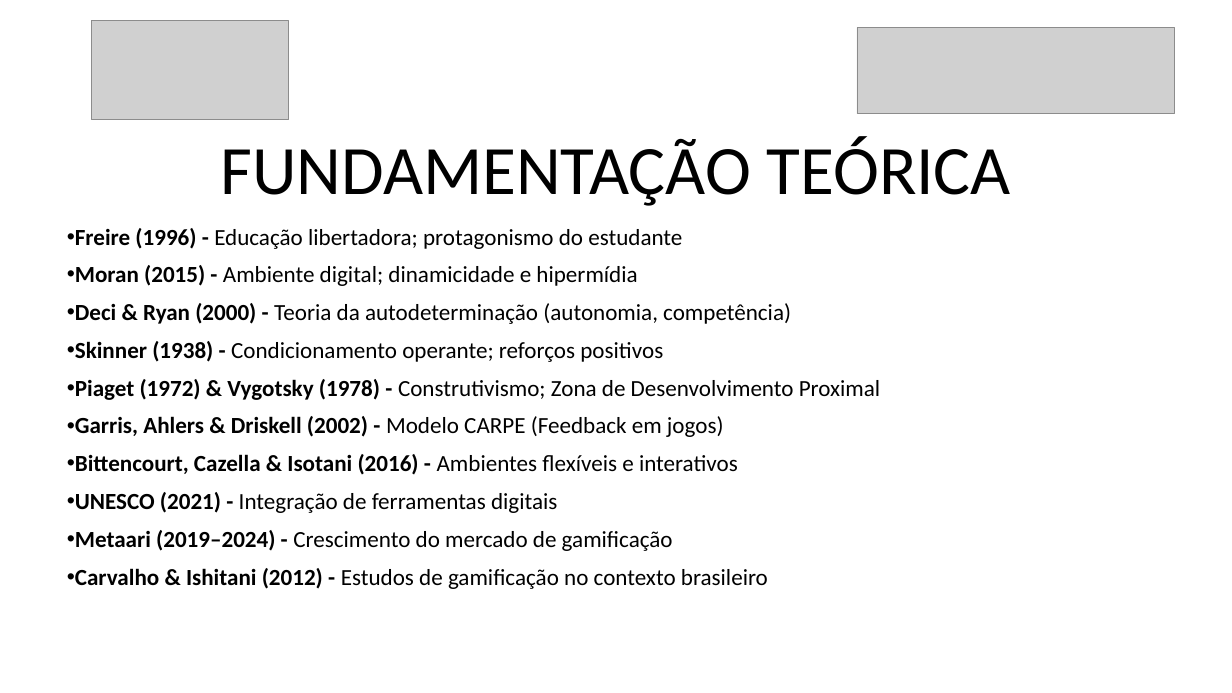
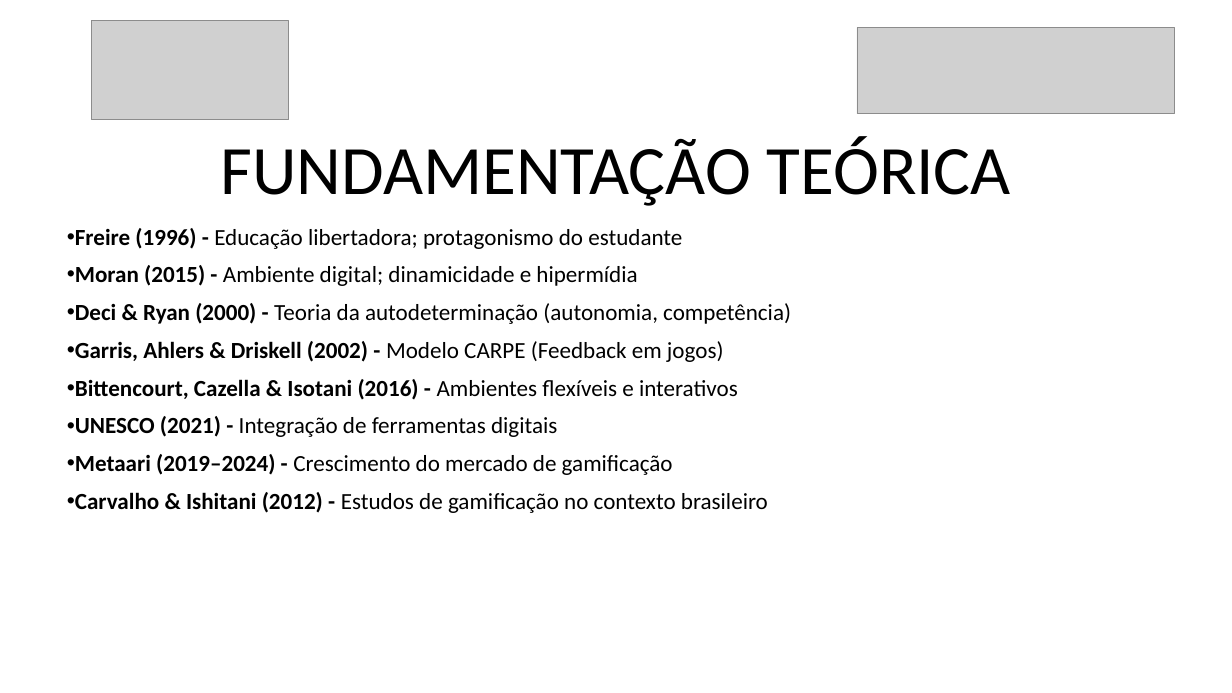
Before and after one commit to danilovaz7/curso-tecnico, a slide deck: slide 6 of liceu/3semestre/projeto integrador/tcc slide.pptx. Drawn at 1232x693 pixels with LibreOffice and Linux fonts; fonts in the diff are those of the drawing; grey boxes stand for pictures. Boxes give left, top, right and bottom in pixels: in the first picture for what was removed or moved away, otherwise in the second. Text is boxed around its words. In the diff, an @@ line names an element or a change of style, - is before the commit and + after.

```diff
--- a/liceu/3semestre/projeto integrador/tcc slide.pptx
+++ b/liceu/3semestre/projeto integrador/tcc slide.pptx
@@ subtitle at (75,341,880,400): paragraphs removed @@
-• Skinner (1938) - Condicionamento operante; reforços positivos
-• Piaget (1972) & Vygotsky (1978) - Construtivismo; Zona de Desenvolvimento Proximal
```
Also in this commit, not shown: 3 other slides changed.
